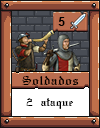
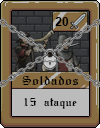
Comparing the layer stacks of the two 100 × 128 images. Changes:
added group "Filtro carta jugable" (1st of 2) with 5 layers above "Marco" over (x1=0, y1=17, x2=100, y2=88)
added group "Candados" with 3 layers in group "Filtro carta jugable" over (x1=0, y1=17, x2=100, y2=88)
added layer "Candado 3" in group "Candados" over (x1=0, y1=18, x2=100, y2=88)
showed "Marco dorado" over (x1=0, y1=0, x2=100, y2=128)
hid "Marco madera" over (x1=0, y1=0, x2=100, y2=128)
renamed "2 ataque" to "15 ataque", painted on it over (x1=24, y1=98, x2=77, y2=109)
painted on "7" over (x1=55, y1=17, x2=69, y2=26)
showed "Barra dorada 2" over (x1=2, y1=71, x2=98, y2=89)
hid "Barra madera" over (x1=2, y1=71, x2=98, y2=89)
showed "Recuadro oro 2" over (x1=52, y1=11, x2=88, y2=32)
hid "Recuadro madera" over (x1=53, y1=11, x2=88, y2=32)
